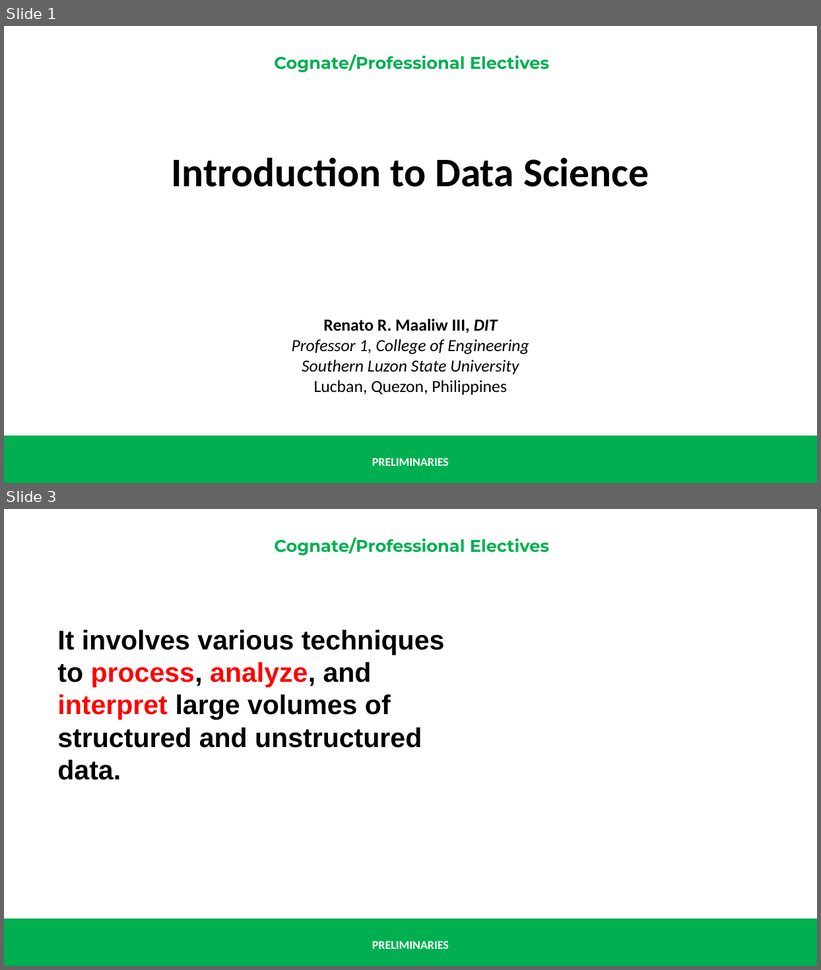
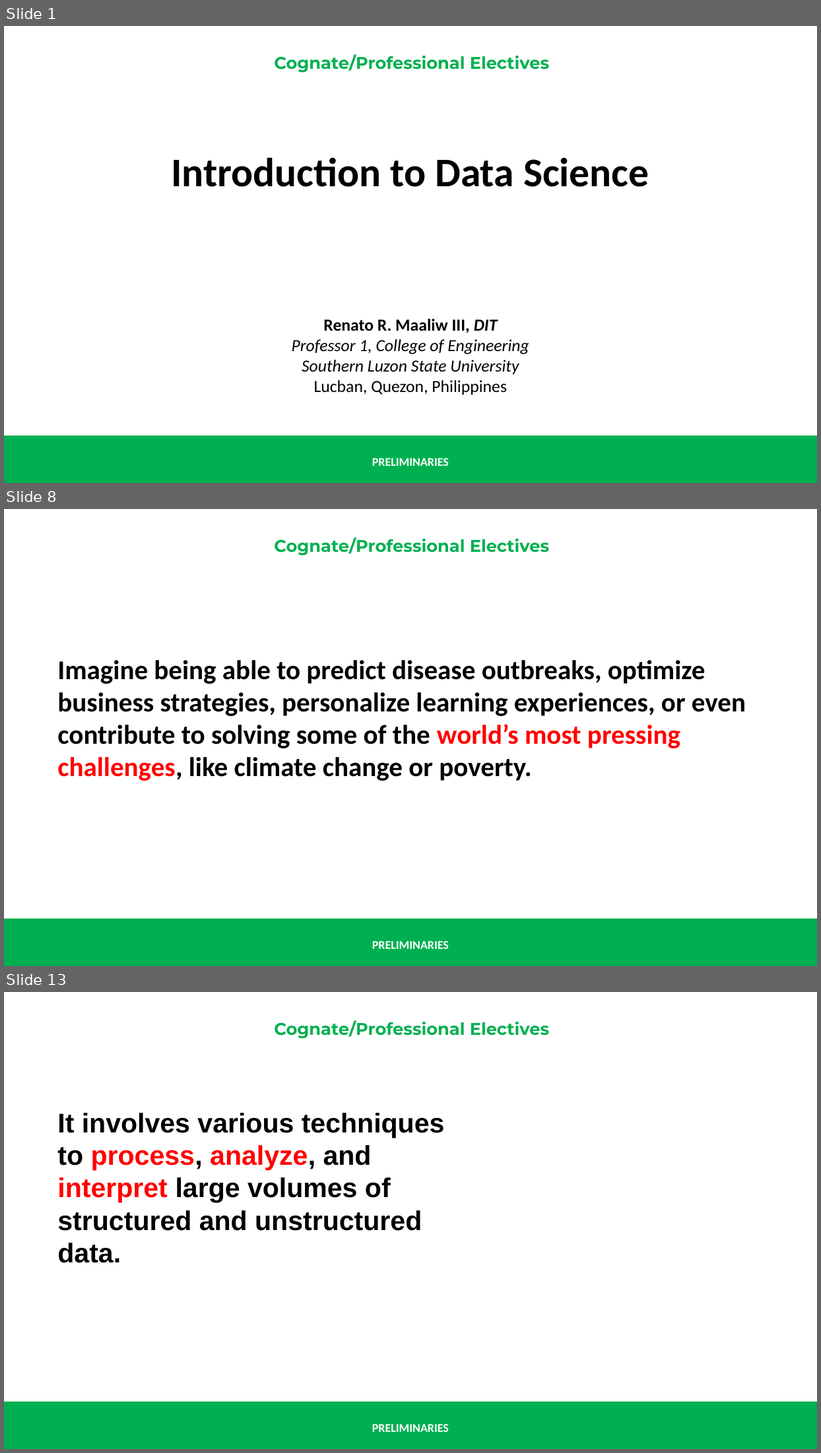
Before and after one commit to renatomaaliw3/public_files, a slide deck: CPE Electives (1 - 3)/01. Lectures Notebook/00. Presentations & Text Books/01. Electives 1 to 3/00. Preliminaries.pptx. Shown one above the other, each under a label of ours: slides 1 and 3 before the commit, slides 1, 8 and 13 after it; the slides between them are not shown. The pictures are 821x970 and 821x1453 pixels, drawn with LibreOffice and Linux fonts; fonts in the diff are those of the drawing. Boxes give left, top, right and bottom in pixels: in the first picture for what was removed or moved away, otherwise in the second. Text is boxed around its words. In the diff, an @@ line names an element or a change of style, - is before the commit and + after.

```diff
--- a/CPE Electives (1 - 3)/01. Lectures Notebook/00. Presentations & Text Books/01. Electives 1 to 3/00. Preliminaries.pptx
+++ b/CPE Electives (1 - 3)/01. Lectures Notebook/00. Presentations & Text Books/01. Electives 1 to 3/00. Preliminaries.pptx
@@ slide 8 added at <box>4,509,817,966</box>, background #FFFFFF; not listed: 3 template elements that a slide beside it also shows @@
@@ text added at <box>57,660,746,781</box>, 32 pt, text #000000, bold @@
+Imagine being able to predict disease outbreaks, optimize business strategies, personalize learning experiences, or even contribute to solving some of the world’s most pressing challenges, like climate change or poverty.
@@ what was slide 3 is now slide 13 @@
```
Also in this commit, not shown: 3 slides changed, 9 other slides added, 1 other file.
